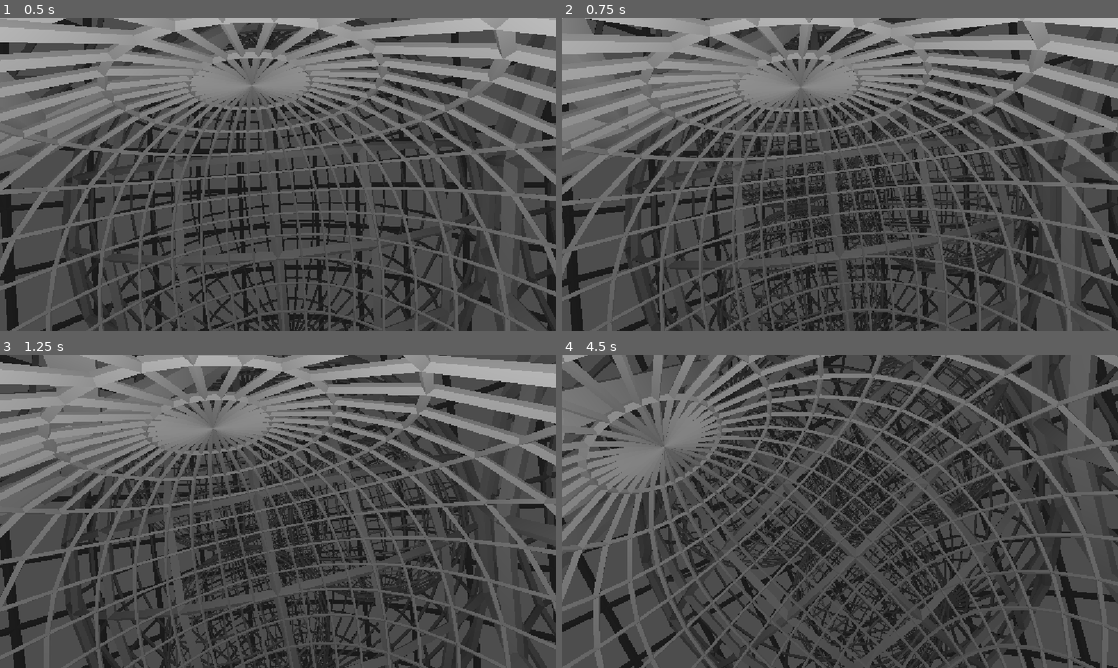
Above: before the commit, frames 1-4 (two rows, left to right).
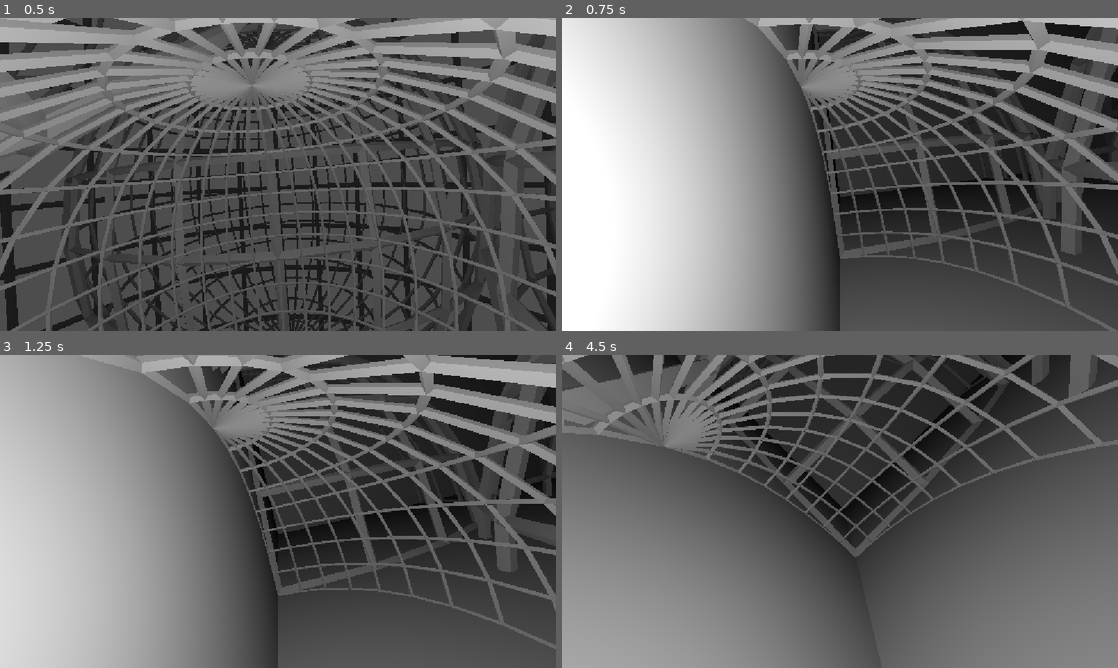
Above: after the commit, the same moments.

Repository: samuelvazan/the-machine-videogame
Game: Godot game, scene res://main.tscn
Same seed, same stepped clock (60 frames per second), same inputs: the game is played once before the commit and once after it.
Inputs (mouse positions are in pixels of both pictures, inside the frame that each line leads up to):
- Up to frame 1 (0.5 s): no input
- Up to frame 2 (0.75 s): move the mouse to (962, 158) at 0.52 s; hold T from 0.53 s (still down); click (962, 158) at 0.67 s
- Up to frame 3 (1.25 s): keep holding T
- Up to frame 4 (4.5 s): move the mouse to (728, 527) at 1.27 s; release T at 1.28 s; tap S (camBackward) at 1.35 s; click (728, 527) at 1.42 s; tap T at 1.55, 3.05 s; move the mouse to (895, 442) at 2.02 s; hold T 2.03-2.78 s; tap E (camDown) at 2.1 s; click (895, 442) at 2.17 s; move the mouse to (812, 574) at 2.77 s; tap W (camForward) at 2.85 s; click (812, 574) at 2.92 s; move the mouse to (1006, 558) at 3.52 s; hold T 3.53-4.28 s; tap A (camLeft) at 3.6 s; click (1006, 558) at 3.67 s; move the mouse to (673, 464) at 4.27 s; tap Down (camRdown) at 4.35 s; click (673, 464) at 4.42 s

Frame 1 is identical in both runs. In frame 2, 51% of the frame differs, in the area x 0-100%, y 0-100%; in frame 3, 45%; in frame 4, 48%.

Commit message:
Island Scene Loading. No ingame tilemap editor yet

Diff:
--- a/island.gd
+++ b/island.gd
@@ -10,26 +10,37 @@
 
 signal clicked(Name: String)
 
-const SPHERE_SCENE := preload("res://assets/sphere.glb")
+const TILE_LIBRARY := preload("res://assets/tilemap/meshlibrary/tilesv1.tres")
 
 var tree_node_name: String
 var data_idx: int = -1
-var data: IslandData
-var island_manager: IslandManager
-var architecture: Node
+var island_data_repository: IslandDataRepository
+var contents: Node3D
+var saved_on_despawn := false
 
 
 func _ready() -> void:
-	if data_idx == -1:
-		add_child(SPHERE_SCENE.instantiate())
+	var packed_scene := island_data_repository.load(data_idx)
+	if packed_scene == null:
+		push_error("Could not load island %s" % tree_node_name)
 		return
-	data = island_manager.load_island_data(data_idx)
-	if data == null or data.architecture == null:
+	contents = packed_scene.instantiate() as Node3D
+	if contents == null:
+		push_error("Island %s does not contain a Node3D root" % tree_node_name)
 		return
-	architecture = data.architecture.instantiate()
-	add_child(architecture)
-	if data.data.has("darkness"):
-		_apply_darkness(architecture, float(data.data["darkness"]))
+	add_child(contents)
+	var selection_area := contents.get_node_or_null("SelectionArea") as Area3D
+	if selection_area != null:
+		selection_area.input_event.connect(_on_selection_area_input_event)
+	else:
+		push_error("Island %s has no SelectionArea" % tree_node_name)
+
+
+func _exit_tree() -> void:
+	if contents != null and not saved_on_despawn:
+		var error := despawn()
+		if error != OK:
+			push_error("Could not save island %s: %s" % [tree_node_name, error_string(error)])
 
 
 func _on_selection_area_input_event(
@@ -40,30 +51,34 @@
 	_shape_idx: int
 ) -> void:
 	if event is InputEventMouseButton and event.button_index == MOUSE_BUTTON_LEFT and event.pressed:
-		clicked.emit(tree_node_name)
+		if Input.is_key_pressed(KEY_T):
+			toggle_tilemap()
+		else:
+			clicked.emit(tree_node_name)
 
 
-func pack_architecture() -> PackedScene:
-	if architecture == null:
-		return null
-	_set_owner_recursive(architecture, architecture)
-	var packed_scene := PackedScene.new()
-	if packed_scene.pack(architecture) != OK:
-		return null
-	return packed_scene
+func toggle_tilemap() -> void:
+	var tilemap := contents.get_node_or_null("TileMap") as GridMap
+	if tilemap != null:
+		contents.remove_child(tilemap)
+		tilemap.queue_free()
+		return
+	tilemap = GridMap.new()
+	tilemap.name = "TileMap"
+	tilemap.mesh_library = TILE_LIBRARY
+	tilemap.set_cell_item(Vector3i.ZERO, 0)
+	contents.add_child(tilemap)
+	tilemap.owner = contents
 
 
-func _set_owner_recursive(node: Node, owner: Node) -> void:
-	for child in node.get_children():
-		child.owner = owner
-		_set_owner_recursive(child, owner)
-
-
-func _apply_darkness(node: Node, darkness: float) -> void:
-	if node is MeshInstance3D:
-		var brightness := 1.0 - clampf(darkness, 0.0, 1.0)
-		var material := StandardMaterial3D.new()
-		material.albedo_color = Color(brightness, brightness, brightness)
-		node.material_override = material
-	for child in node.get_children():
-		_apply_darkness(child, darkness)
+func despawn() -> Error:
+	if contents == null:
+		return ERR_CANT_CREATE
+	var packed_scene := PackedScene.new()
+	var error := packed_scene.pack(contents)
+	if error != OK:
+		return error
+	error = island_data_repository.save(data_idx, packed_scene)
+	if error == OK:
+		saved_on_despawn = true
+	return error
--- a/island.tscn
+++ b/island.tscn
@@ -2,15 +2,5 @@
 
 [ext_resource type="Script" uid="uid://wuv3fnmgnb1c" path="res://island.gd" id="1_v6y4a"]
 
-[sub_resource type="SphereShape3D" id="SphereShape3D_selection"]
-radius = 1.0
-
 [node name="Island" type="Node3D" unique_id=1855105647]
 script = ExtResource("1_v6y4a")
-
-[node name="SelectionArea" type="Area3D" parent="." unique_id=1152510680]
-
-[node name="CollisionShape3D" type="CollisionShape3D" parent="SelectionArea" unique_id=1890880771]
-shape = SubResource("SphereShape3D_selection")
-
-[connection signal="input_event" from="SelectionArea" to="." method="_on_selection_area_input_event"]
--- /dev/null
+++ b/island_contents.tscn
@@ -0,0 +1,15 @@
+[gd_scene load_steps=3 format=3]
+
+[ext_resource type="PackedScene" path="res://assets/sphere.glb" id="1_sphere"]
+
+[sub_resource type="SphereShape3D" id="SphereShape3D_selection"]
+radius = 1.0
+
+[node name="Contents" type="Node3D"]
+
+[node name="Sphere" parent="." instance=ExtResource("1_sphere")]
+
+[node name="SelectionArea" type="Area3D" parent="."]
+
+[node name="CollisionShape3D" type="CollisionShape3D" parent="SelectionArea"]
+shape = SubResource("SphereShape3D_selection")
--- a/island_data_repository.gd
+++ b/island_data_repository.gd
@@ -10,33 +10,36 @@
 
 const BUILT_IN_DATA_DIRECTORY := "res://data/islands"
 const USER_DATA_DIRECTORY := "user://islands"
+const EMPTY_ISLAND_SCENE := preload("res://island_contents.tscn")
 
 
-func create(data_idx: int, data: IslandData) -> Error:
-	if data_idx < 0 or data == null:
-		return ERR_INVALID_PARAMETER
-	if exists(data_idx):
-		return ERR_ALREADY_EXISTS
-	return save(data_idx, data)
+func load(data_idx: int) -> PackedScene:
+	if data_idx < 0:
+		return null
+	var user_path := _user_data_path(data_idx)
+	if ResourceLoader.exists(user_path):
+		return ResourceLoader.load(user_path, "PackedScene", ResourceLoader.CACHE_MODE_IGNORE) as PackedScene
+	var built_in_path := _built_in_data_path(data_idx)
+	if ResourceLoader.exists(built_in_path):
+		return ResourceLoader.load(built_in_path, "PackedScene") as PackedScene
+	var contents := EMPTY_ISLAND_SCENE.instantiate()
+	var packed_scene := PackedScene.new()
+	if packed_scene.pack(contents) != OK:
+		contents.free()
+		return null
+	contents.free()
+	if save(data_idx, packed_scene) != OK:
+		return null
+	return packed_scene
 
 
-func load(data_idx: int) -> IslandData:
-	var user_path := _user_data_path(data_idx)
-	if ResourceLoader.exists(user_path):
-		return ResourceLoader.load(user_path) as IslandData
-	var built_in_path := _built_in_data_path(data_idx)
-	if ResourceLoader.exists(built_in_path):
-		return ResourceLoader.load(built_in_path) as IslandData
-	return null
-
-
-func save(data_idx: int, data: IslandData) -> Error:
-	if data_idx < 0 or data == null:
+func save(data_idx: int, packed_scene: PackedScene) -> Error:
+	if data_idx < 0 or packed_scene == null:
 		return ERR_INVALID_PARAMETER
 	var error := DirAccess.make_dir_recursive_absolute(ProjectSettings.globalize_path(USER_DATA_DIRECTORY))
 	if error != OK:
 		return error
-	return ResourceSaver.save(data, _user_data_path(data_idx), ResourceSaver.FLAG_COMPRESS)
+	return ResourceSaver.save(packed_scene, _user_data_path(data_idx))
 
 
 func delete(data_idx: int) -> Error:
@@ -51,8 +54,8 @@
 
 
 func _user_data_path(data_idx: int) -> String:
-	return "%s/data_%d.res" % [USER_DATA_DIRECTORY, data_idx]
+	return "%s/data_%d.tscn" % [USER_DATA_DIRECTORY, data_idx]
 
 
 func _built_in_data_path(data_idx: int) -> String:
-	return "%s/data_%d.tres" % [BUILT_IN_DATA_DIRECTORY, data_idx]
+	return "%s/data_%d.tscn" % [BUILT_IN_DATA_DIRECTORY, data_idx]
--- a/island_manager.gd
+++ b/island_manager.gd
@@ -54,10 +54,8 @@
 var tree: Array[TreeNode] = []
 var loaded_chunks: Array[Dictionary] = []
 var loaded_islands: Dictionary = {}
-var loaded_island_data: Dictionary = {}
 var island_data_repository := IslandDataRepository.new()
 var next_node_id := 0
-var next_data_idx := 0
 
 
 # API - ish functions. Can get used by other scripts safely. (or should, at least. double check)
@@ -99,6 +97,7 @@
 	if parent.ChildType == "tetrahedron":
 		_delete_descendants(parent)
 		parent.Parentable = true
+		parent.filled = true
 		parent.ChildType = ""
 func toggle_tetrahedron_preset(Name: String) -> void:
 	var node_index := _find_node_index(Name)
@@ -160,44 +159,6 @@
 	if node_index == -1:
 		return
 	tree[node_index].DataIndex = data_idx
-func create_island_data(data: IslandData) -> int:
-	while island_data_repository.exists(next_data_idx):
-		next_data_idx += 1
-	var data_idx := next_data_idx
-	var error := island_data_repository.create(data_idx, data)
-	if error != OK:
-		return -1
-	loaded_island_data[data_idx] = data
-	next_data_idx += 1
-	return data_idx
-func load_island_data(data_idx: int) -> IslandData:
-	if loaded_island_data.has(data_idx):
-		return loaded_island_data[data_idx]
-	var data := island_data_repository.load(data_idx)
-	if data != null:
-		loaded_island_data[data_idx] = data
-	return data
-func save_island_data(data_idx: int) -> Error:
-	if not loaded_island_data.has(data_idx):
-		return ERR_INVALID_PARAMETER
-	return island_data_repository.save(data_idx, loaded_island_data[data_idx])
-func save_loaded_island(Name: String) -> Error:
-	if not loaded_islands.has(Name):
-		return ERR_INVALID_PARAMETER
-	var island := loaded_islands[Name] as Island
-	if island.data == null:
-		return ERR_INVALID_PARAMETER
-	var packed_scene := island.pack_architecture()
-	if packed_scene == null:
-		return ERR_CANT_CREATE
-	island.data.architecture = packed_scene
-	loaded_island_data[island.data_idx] = island.data
-	return save_island_data(island.data_idx)
-func delete_island_data(data_idx: int) -> Error:
-	var error := island_data_repository.delete(data_idx)
-	if error == OK:
-		loaded_island_data.erase(data_idx)
-	return error
 
 # The helper functions for helper functions.
 func _next_node_name() -> String: # generate a unique node Name. For now: n0, n1, n2, n3, ...
@@ -227,7 +188,7 @@
 			new_island.name = chunk_name
 			new_island.tree_node_name = chunk_name
 			new_island.data_idx = chunk["DataIndex"]
-			new_island.island_manager = self
+			new_island.island_data_repository = island_data_repository
 			new_island.clicked.connect(_on_island_clicked)
 			add_child(new_island)
 			loaded_islands[chunk_name] = new_island
@@ -236,10 +197,16 @@
 		island.scale = Vector3.ONE * chunk["Radius"]
 	for chunk_name in loaded_islands.keys():
 		if not requested_islands.has(chunk_name):
-			var island_to_remove: Node3D = loaded_islands[chunk_name]
+			var island_to_remove: Island = loaded_islands[chunk_name]
+			var error := island_to_remove.despawn()
+			if error != OK:
+				push_error("Could not save island %s: %s" % [chunk_name, error_string(error)])
+				continue
 			island_to_remove.queue_free()
 			loaded_islands.erase(chunk_name)
 func _loaded_chunk(Name: String, position: Vector3, rotation: Basis, data_index: int, radius: float) -> Dictionary: #compact chunk data into a dict, making it suitable for adding to loaded_chunks[] list
+	if data_index == -1:
+		data_index = 0 if Name == "root" else int(Name.substr(1)) + 1
 	return {
 		"Name": Name,
 		"position": position,
